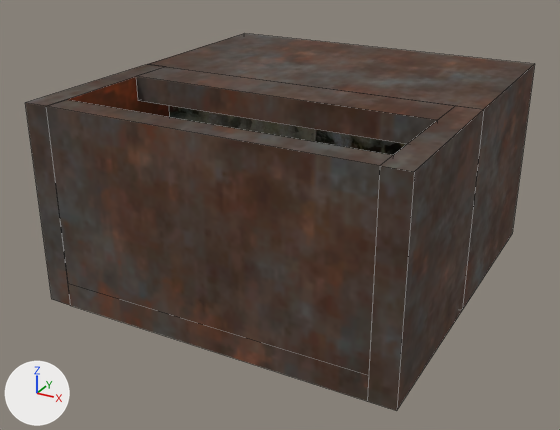
An edit to the OBJ model Assets/Models/Generated/props/trash.vmf.obj, drawn before and after from the same camera.
Camera for both pictures: a camera (50 mm lens) standing at (27.8, -68.4, 22.9) and looking at (-0.3, -17.3, -2.7). The lights are fixed; the arrows at lower left show +X, +Y and +Z. Mesh edges are drawn as thin lines. Where no turn or scale is listed for an object, it has been applied to the vertices.

In view in the first picture: '10', '11', '12', '13', '14', '9'.
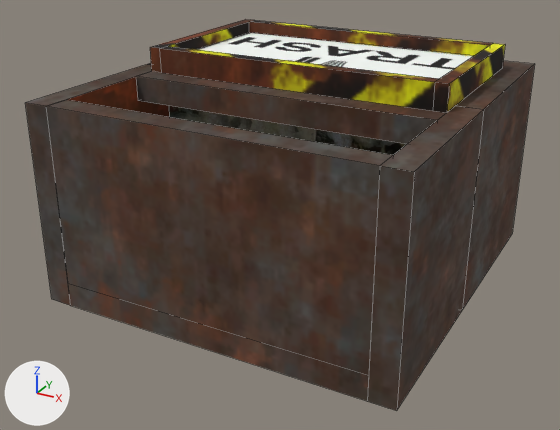
Pixel boxes [x1, y1, x2, y2] of what changed, in the pictures (560 x 430 px):
'86', added: after [160, 46, 439, 111]
'88', added: after [196, 33, 473, 79]
'87', added: after [249, 20, 493, 56]
'83', added: after [433, 43, 505, 113]
'81', added: after [150, 19, 254, 73]

What the commit changed:
Picture 'trash_sign.tga' (img_trash_sign_tga) is new.
Picture 'toolsnodraw.tga' (img_toolsnodraw_tga) is new.
Picture 'paintedmetal016_1k_color.tga' (img_paintedmetal016_1k_color_tga) is new.
Material 'delivery_beyond/trash_sign' (mat_delivery_beyond_trash_sign) is new.
Its texture is img_trash_sign_tga.
Its roughness is 1.0.
Material 'tools/toolsnodraw' (mat_tools_toolsnodraw) is new.
Its texture is img_toolsnodraw_tga.
Its roughness is 1.0.
Material 'delivery_beyond/paintedmetal016_1k_color' (mat_delivery_beyond_paintedmetal016_1k_color) is new.
Its texture is img_paintedmetal016_1k_color_tga.
Its roughness is 1.0.
Mesh me_88 is new.
It has 8 vertices, 6 faces and spans x -11.0..12.0, y -17.0..-4.0, z 8.0..9.0.
Faces by material slot: [5, 1].
It uses material mat_tools_toolsnodraw (picture img_toolsnodraw_tga).
It uses material mat_delivery_beyond_trash_sign (picture img_trash_sign_tga).
Mesh me_87 is new.
It is a box spanning x -11.0..12.0, y -4.0..-3.0, z 8.0..10.0.
It uses material mat_delivery_beyond_paintedmetal016_1k_color (picture img_paintedmetal016_1k_color_tga).
Mesh me_86 is new.
It is a box spanning x -11.0..12.0, y -18.0..-17.0, z 8.0..10.0.
It uses material mat_delivery_beyond_paintedmetal016_1k_color (picture img_paintedmetal016_1k_color_tga).
Mesh me_83 is new.
It is a box spanning x 12.0..13.0, y -18.0..-3.0, z 8.0..10.0.
It uses material mat_delivery_beyond_paintedmetal016_1k_color (picture img_paintedmetal016_1k_color_tga).
Mesh me_81 is new.
It is a box spanning x -12.0..-11.0, y -18.0..-3.0, z 8.0..10.0.
It uses material mat_delivery_beyond_paintedmetal016_1k_color (picture img_paintedmetal016_1k_color_tga).
Object '88' (ob_88) is new; it shows me_88.
Its location is (0.0, 0.0, 0.0).
Object '87' (ob_87) is new; it shows me_87.
Its location is (0.0, 0.0, 0.0).
Object '86' (ob_86) is new; it shows me_86.
Its location is (0.0, 0.0, 0.0).
Object '83' (ob_83) is new; it shows me_83.
Its location is (0.0, 0.0, 0.0).
Object '81' (ob_81) is new; it shows me_81.
Its location is (0.0, 0.0, 0.0).
